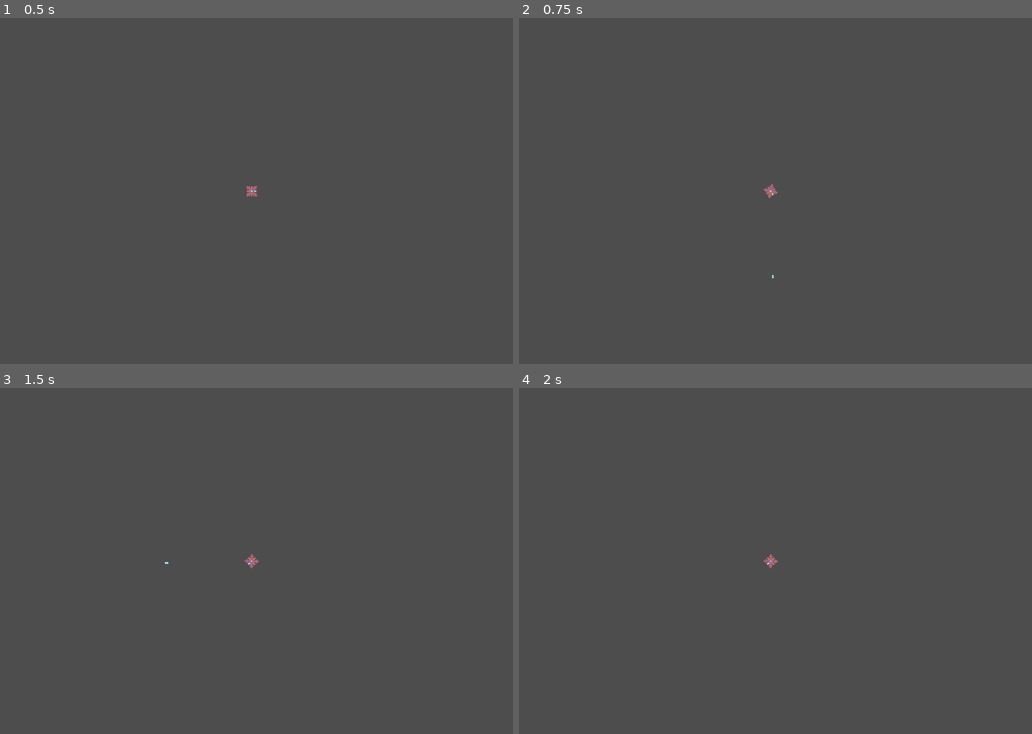
Above: before the commit, frames 1-4 (two rows, left to right).
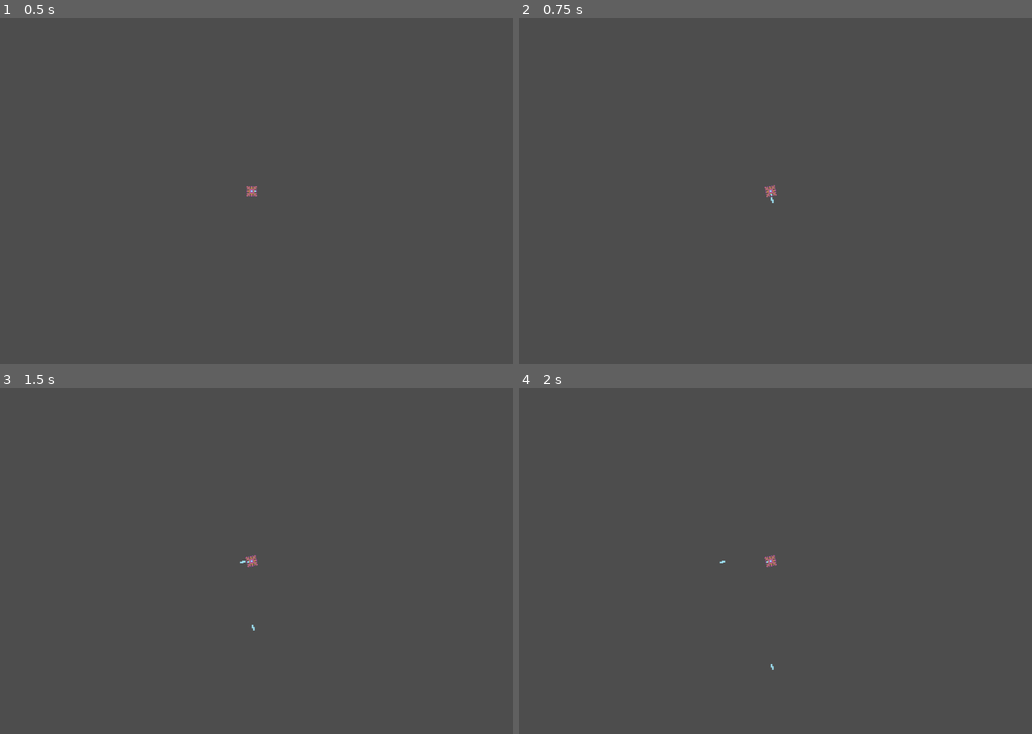
Above: after the commit, the same moments.

Repository: logan7eleven/glogg
Game: Godot game, scene res://level.tscn
Same seed, same stepped clock (60 frames per second), same inputs: the game is played once before the commit and once after it.
Inputs:
- Up to frame 1 (0.5 s): no input
- Up to frame 2 (0.75 s): tap Enter at 0.5 s; tap S (aimD) at 0.6 s
- Up to frame 3 (1.5 s): tap Space at 1.25 s; tap A (aimL) at 1.35 s
- Up to frame 4 (2 s): no input

Frame 1 is identical in both runs. In frame 2, less than 0.1% of the frame differs, in the area x 47-51%, y 48-76%; in frame 3, less than 0.1%, in the area x 32-51%, y 48-71%; in frame 4, less than 0.1%.

Commit message:
Add files via upload

Diff:
--- a/twins/bullet.gd
+++ b/twins/bullet.gd
@@ -1,31 +1,29 @@
-extends RigidBody2D
+extends Area2D
 
-signal bullet_hit
-
-@export var speed = 1440.0  # Bullet speed (can be adjusted per bullet type)
-var initial_position  # Store the initial position
+@export var pixels_per_step = 6
+var direction: Vector2
+var initial_position: Vector2
 
 func _ready():
-	initial_position = position  # Store the initial position when the bullet is created
+	initial_position = position
 
-@warning_ignore("shadowed_variable_base_class")
-func fire(position: Vector2, rotation: float):
-	self.position = position
-	self.rotation = rotation - PI / 2
-	linear_velocity = Vector2(speed, 0).rotated(self.rotation)  # Use the speed defined in this script
+func fire(pos: Vector2, angle: float):
+	position = pos
+	rotation = angle - PI / 2
+	direction = Vector2.RIGHT.rotated(rotation)
 	visible = true
-	set_physics_process(true)  # Enable physics processing
 
-func _physics_process(delta):
-	# Sub-pixel movement for the bullet
-	position += linear_velocity * delta
+func _physics_process(_delta):
+	if visible:
+		position += direction * pixels_per_step
 
-func _on_body_entered(_body):
-	emit_signal("bullet_hit")
-	print("hit")
+func _on_area_entered(_area: Area2D):
+	print("Collision detected") # Debug print
 	deactivate()
 
 func deactivate():
+	visible = false
 	position = initial_position
-	visible = false
-	set_physics_process(false)  # Optionally disable physics processing
+	var pool = get_parent().get_node_or_null("BulletPool")
+	if pool:
+		reparent(pool)
--- a/twins/bullet.tscn
+++ b/twins/bullet.tscn
@@ -1,20 +1,16 @@
 [gd_scene load_steps=4 format=3 uid="uid://cg5pfiyyuo5js"]
 
-[ext_resource type="Script" path="res://bullet.gd" id="1_0aot5"]
+[ext_resource type="Script" uid="uid://bkgkb5t2kbf54" path="res://bullet.gd" id="1_0aot5"]
 [ext_resource type="Texture2D" uid="uid://cbtymv8krmwxd" path="res://bullet.png" id="1_kgsqt"]
 
 [sub_resource type="RectangleShape2D" id="RectangleShape2D_xqmrk"]
 size = Vector2(2, 4)
 
-[node name="bullet" type="RigidBody2D"]
+[node name="bullet" type="Area2D"]
 visibility_layer = 2
 position = Vector2(-122, -50)
 collision_layer = 2
-collision_mask = 4
-mass = 0.001
-gravity_scale = 0.0
-contact_monitor = true
-max_contacts_reported = 100
+collision_mask = 0
 angular_damp = 92.418
 script = ExtResource("1_0aot5")
 
@@ -30,4 +26,4 @@
 scale = Vector2(2, 2)
 shape = SubResource("RectangleShape2D_xqmrk")
 
-[connection signal="body_entered" from="." to="." method="_on_body_entered"]
+[connection signal="area_entered" from="." to="." method="_on_area_entered"]
--- a/twins/bullet_pool.gd
+++ b/twins/bullet_pool.gd
@@ -1,11 +1,11 @@
 extends Node
 
-@export var bullet_scene: PackedScene  # Assign your "bullet.tscn" here
+@export var bullet_scene: PackedScene
 
 var bullet_instances = []
 
 func _ready():
-	# Preload some bullets (adjust the number as needed)
+	# Preload bullets
 	for i in range(100):
 		var bullet = bullet_scene.instantiate()
 		bullet.visible = false
@@ -16,5 +16,6 @@
 	for bullet in bullet_instances:
 		if not bullet.visible:
 			bullet.visible = true
-			bullet.reparent(get_parent())  # Reparent to level scene when retrieved
+			bullet.reparent(get_parent())
 			return bullet
+	return null
--- a/twins/bullet_pool.tscn
+++ b/twins/bullet_pool.tscn
@@ -1,6 +1,8 @@
-[gd_scene load_steps=2 format=3 uid="uid://ck1sm0eptrgql"]
+[gd_scene load_steps=3 format=3 uid="uid://ck1sm0eptrgql"]
 
-[ext_resource type="Script" path="res://bullet_pool.gd" id="1_cy6hj"]
+[ext_resource type="Script" uid="uid://bjeynbd2f36m6" path="res://bullet_pool.gd" id="1_cy6hj"]
+[ext_resource type="PackedScene" uid="uid://cg5pfiyyuo5js" path="res://bullet.tscn" id="2_mmuav"]
 
 [node name="BulletPool" type="Node"]
 script = ExtResource("1_cy6hj")
+bullet_scene = ExtResource("2_mmuav")
--- a/twins/glogg.gd
+++ b/twins/glogg.gd
@@ -1,49 +1,32 @@
-extends CharacterBody2D
+extends Area2D  # Changed from CharacterBody2D
 
 @onready var gun = $Sprite2D/gun
+@export var pixels_per_step = 16  # This will be 120 pixels/second at 30fps
 
-@export var speed = 1200.0
+var last_aim_direction = 0.0
 
-var direction = Vector2.ZERO
-var last_shot_time = 0.0
-var last_aim_direction = 0.0
-var time_since_last_shot = 0
-var sensitivity = 999999
-var time_step = 1/24.0  # Fixed timestep for 24 FPS
-var fire_rate = 4
-var time_since_last_move = 0
-
-func _physics_process(delta):
+func _physics_process(_delta):
+	# Movement
 	var move_x = Input.get_axis("moveL", "moveR")
 	var move_y = Input.get_axis("moveU", "moveD")
+	var movement = Vector2(move_x, move_y)
+
+	if movement != Vector2.ZERO:
+		movement = movement.normalized()
+		position += movement * pixels_per_step
+
+	# Aiming and Shooting
 	var aim_x = Input.get_axis("aimL", "aimR")
 	var aim_y = Input.get_axis("aimU", "aimD")
 
-	aim_x *= sensitivity
-	aim_y *= sensitivity
-
-	time_since_last_move += delta
-
-		# Normalize the input vector to ensure minimum speed
-	var input_vector = Vector2(move_x, move_y).normalized()
-	if time_since_last_move >= time_step:
-		# Calculate the desired movement in pixels based on time_step
-		velocity = input_vector * speed
-
-		# Update the position with sub-pixel precision
-		move_and_slide()
-
-		time_since_last_move -= time_step  # Reset the accumulator
-
-	var aim_direction = Vector2(aim_x, aim_y)
-	time_since_last_shot += delta
-
-	if (aim_x != 0 or aim_y != 0) and time_since_last_shot >= fire_rate * time_step:
+	if aim_x != 0 or aim_y != 0:
+		var aim_direction = Vector2(aim_x, aim_y)
 		var snapped_angle = round(aim_direction.angle() / (PI / 12)) * (PI / 12) + PI/2
 		$Sprite2D.rotation = lerp_angle($Sprite2D.rotation, snapped_angle, 0.65)
-		var bullet = get_parent().projectile_pool.get_bullet()  # Get bullet from the pool
-		bullet.fire(gun.global_position, snapped_angle)  # Directly fire the bullet
-		time_since_last_shot = 0
+
+		# Fire bullet
+		var bullet = get_parent().projectile_pool.get_bullet()
+		if bullet:
+			bullet.fire(gun.global_position, snapped_angle)
+
 		last_aim_direction = rotation
-
-	direction = last_aim_direction
--- a/twins/glogg.tscn
+++ b/twins/glogg.tscn
@@ -1,13 +1,12 @@
 [gd_scene load_steps=4 format=3 uid="uid://bjkf5wij7sttt"]
 
-[ext_resource type="Script" path="res://glogg.gd" id="1_p2ou0"]
+[ext_resource type="Script" uid="uid://d3kbglkctjcjy" path="res://glogg.gd" id="1_p2ou0"]
 [ext_resource type="Texture2D" uid="uid://b4voqxc5sd1df" path="res://glogg.png" id="2_882la"]
 
 [sub_resource type="RectangleShape2D" id="RectangleShape2D_1mykb"]
 size = Vector2(24, 24)
 
-[node name="glogg" type="CharacterBody2D"]
-collision_mask = 4
+[node name="glogg" type="Area2D"]
 script = ExtResource("1_p2ou0")
 
 [node name="CollisionShape2D" type="CollisionShape2D" parent="."]
--- a/twins/level.gd
+++ b/twins/level.gd
@@ -1,21 +1,21 @@
 extends Node2D
 
-@export var grid_width = 150
-@export var grid_height = 100
-@export var cell_size = 8
+#@export var grid_width = 150
+#@export var grid_height = 100
+#@export var cell_size = 8
 
 @onready var projectile_pool = $BulletPool
 
-var player_keys
+func _ready():
+	# Set up fixed 30 FPS timestep
+	Engine.physics_ticks_per_second = 30
+	Engine.max_fps = 30
 
-func _ready():
 	var players = {
 		1: Vector2(600, 400)
 	}
 
-	player_keys = players.keys()
-
-	for i in player_keys.size():
-		var player: CharacterBody2D = load("res://glogg.tscn").instantiate()
-		player.position = players[player_keys[i]]
+	for i in players.keys():
+		var player: Area2D = load("res://glogg.tscn").instantiate()
+		player.position = players[i]
 		add_child(player)
--- a/twins/level.tscn
+++ b/twins/level.tscn
@@ -14,7 +14,7 @@
 position = Vector2(1, -1)
 script = ExtResource("1_8niqe")
 
-[node name="bounds" type="StaticBody2D" parent="."]
+[node name="bounds" type="Area2D" parent="." groups=["bounds"]]
 disable_mode = 1
 collision_layer = 4
 collision_mask = 3
--- a/twins/project.godot
+++ b/twins/project.godot
@@ -12,7 +12,7 @@
 
 config/name="twins"
 run/main_scene="res://level.tscn"
-config/features=PackedStringArray("4.3", "Mobile")
+config/features=PackedStringArray("4.4", "Mobile")
 config/icon="res://icon.svg"
 
 [display]
Not shown, added: twins/IDriveLocal/haley104@gmail.com/dbpaths.xml
Not shown, added: twins/bullet.gd.uid
Not shown, added: twins/bullet_pool.gd.uid
Not shown, added: twins/glogg.gd.uid
Not shown, added: twins/level.gd.uid
Not shown: 1 places in twins/level.tscn that only renumber resources
Not shown, added: twins/IDriveLocal/haley104@gmail.com/LDBNEW/D01674580162000006802/haley104@gmail.com.ibenc
Not shown, added: twins/IDriveLocal/haley104@gmail.com/LDBNEW/haley104@gmail.com.ibenc
